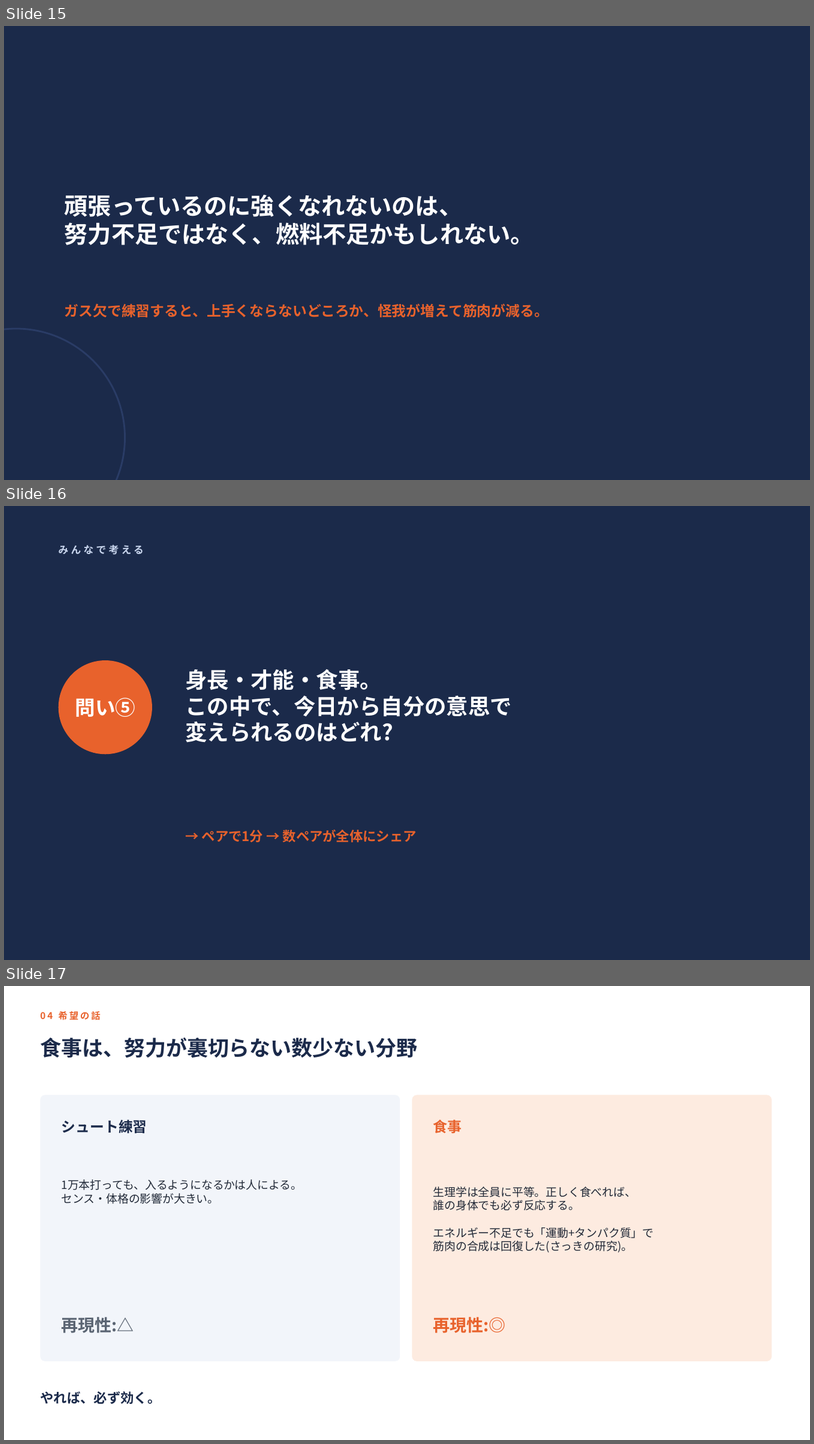
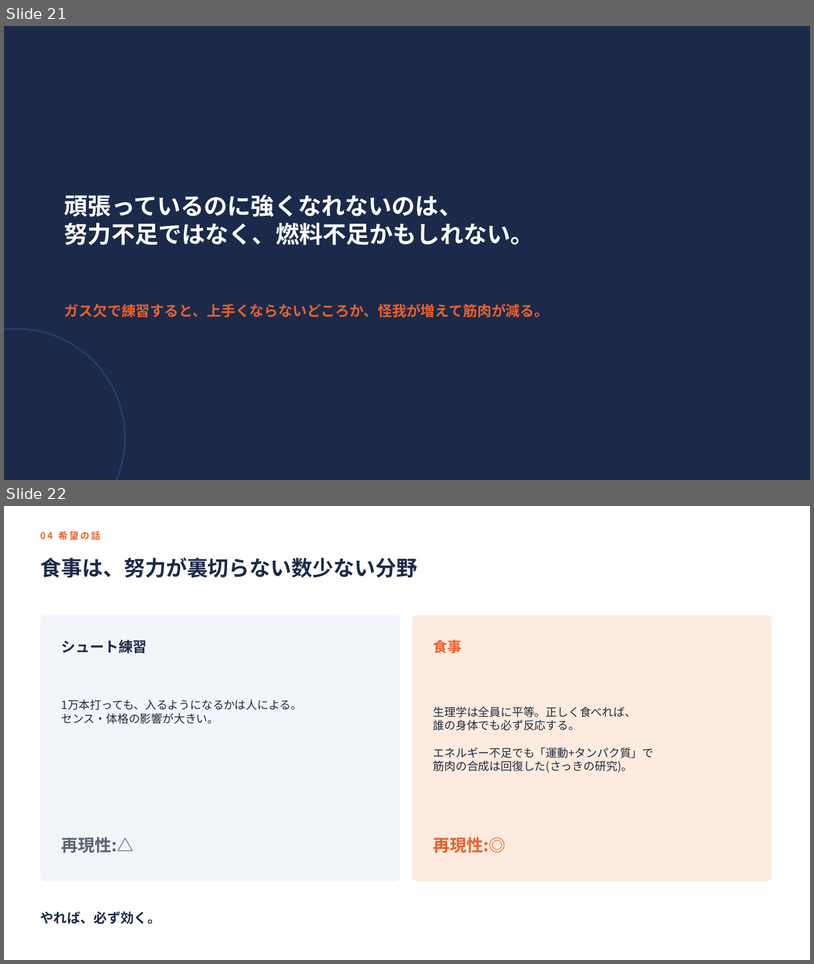
Before and after one commit to k-nomiya/Claude-Code-Test, a slide deck: nutrition-workshop/slides.pptx. Shown one above the other, each under a label of ours: slides 15, 16 and 17 before the commit, slides 21 and 22 after it. The pictures are 814x1444 and 814x964 pixels, drawn with LibreOffice and Linux fonts; fonts in the diff are those of the drawing. Boxes give left, top, right and bottom in pixels: in the first picture for what was removed or moved away, otherwise in the second. Text is boxed around its words. In the diff, an @@ line names an element or a change of style, - is before the commit and + after.

```diff
--- a/nutrition-workshop/slides.pptx
+++ b/nutrition-workshop/slides.pptx
@@ slide 16 removed at (4,506,810,960), background #1B2A4A @@
@@ text removed at (59,544,144,555) @@
-みんなで考える
@@ ellipse removed at (59,660,152,754) @@
@@ text removed at (185,669,512,742) @@
-身長・才能・食事。
-この中で、今日から自分の意思で
-変えられるのはどれ?
@@ text removed at (75,697,135,717) @@
-問い⑤
@@ text removed at (202,829,417,842) @@
-→ ペアで1分 → 数ペアが全体にシェア
@@ what was slide 15 is now slide 21 @@
@@ what was slide 17 is now slide 22 @@
```
Also in this commit, not shown: 4 slides changed, 8 slides added, 2 other slides removed, 1 other file.
